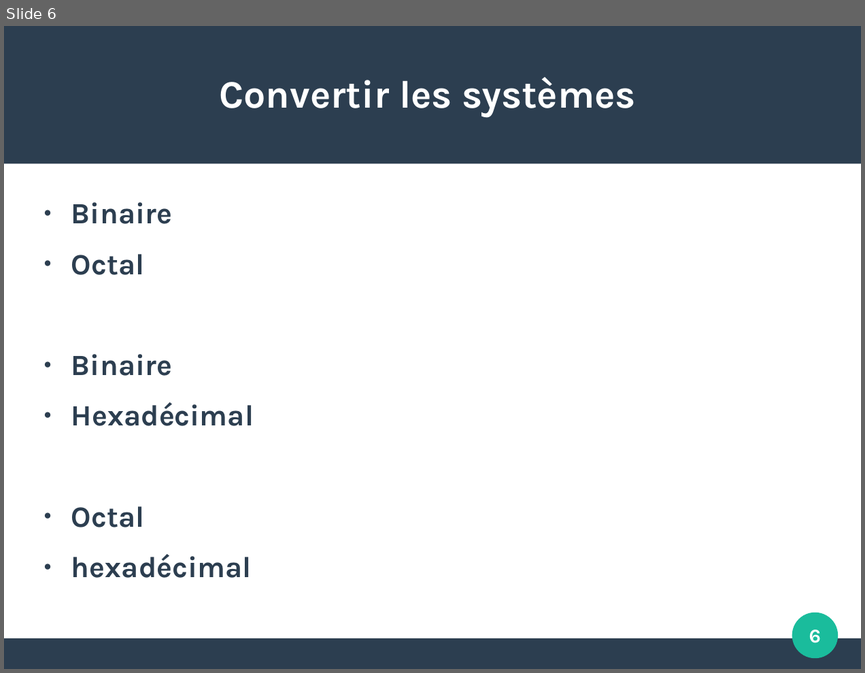
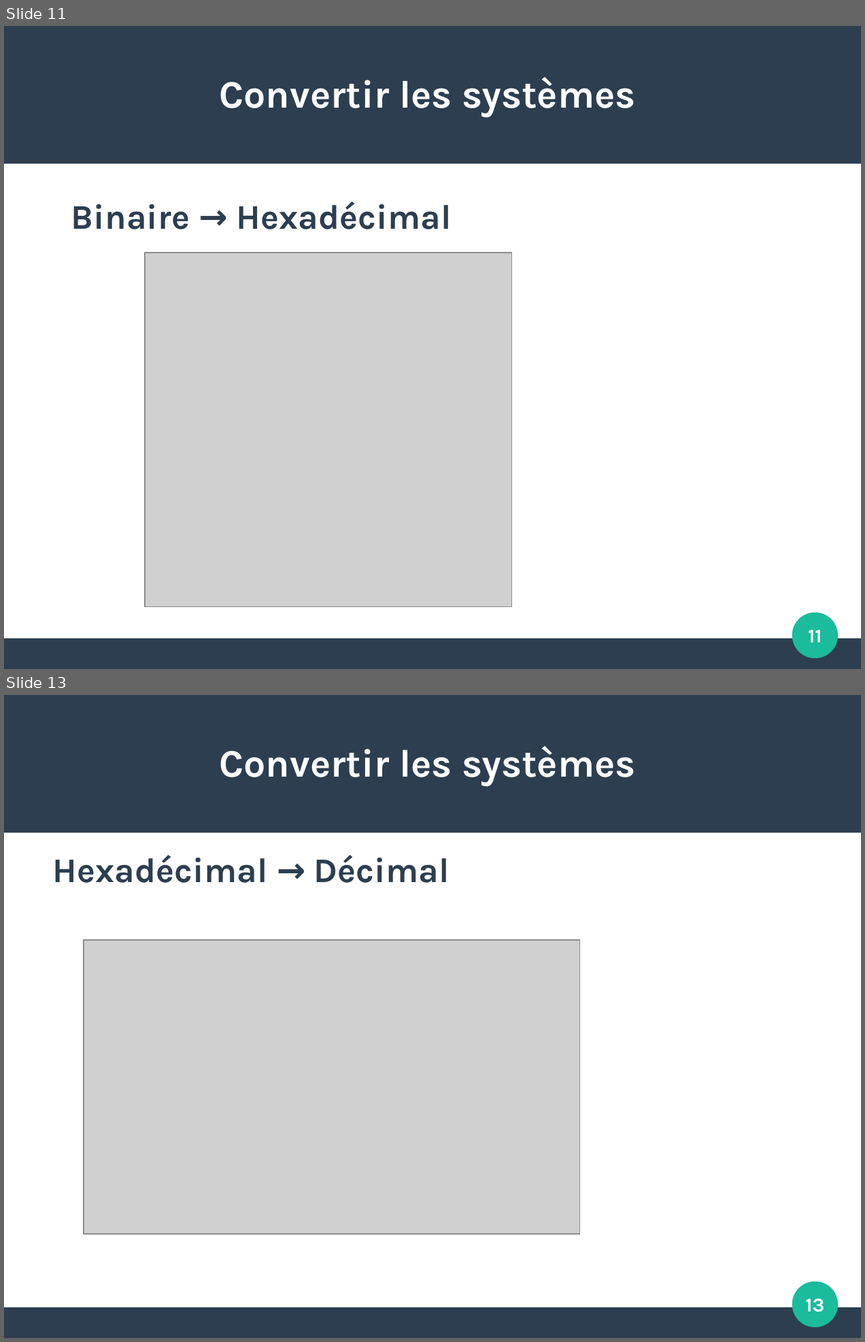
Before and after one commit to JulieMarielaure/Projet1BGE, a slide deck: Hexadécimal Octal.odp. Shown one above the other, each under a label of ours: slide 6 before the commit, slides 11 and 13 after it; the slides between them are not shown. The pictures are 865x673 and 865x1342 pixels, drawn with LibreOffice and Linux fonts; fonts in the diff are those of the drawing; grey boxes stand for pictures. Boxes give left, top, right and bottom in pixels: in the first picture for what was removed or moved away, otherwise in the second. Text is boxed around its words. In the diff, an @@ line names an element or a change of style, - is before the commit and + after.

```diff
--- a/Hexadécimal Octal.odp
+++ b/Hexadécimal Octal.odp
@@ slide 13 added at (4,695,861,1338), background #FFFFFF; not listed: 3 template elements that a slide beside it also shows @@
@@ title added at (219,746,636,786), 36 pt, text #FFFFFF, bold @@
+Convertir les systèmes
@@ text added at (53,855,449,883), 32 pt, text #2C3E50, bold @@
+Hexadécimal → Décimal
@@ picture added at (84,940,579,1234) @@
@@ page number added at (805,1298,824,1312), 18 pt, text #FFFFFF, bold @@
+13
@@ what was slide 6 is now slide 11 @@
@@ slide 11 changed as well @@
@@ text at (71,201,451,229): text changed; size 27.2 to 32 pt @@
-● Binaire
-● Octal
-● Binaire
-● Hexadécimal
-● Octal
-● hexadécimal
+Binaire → Hexadécimal
@@ picture added at (145,252,512,606) @@
@@ page number at (808,629,821,642): text changed @@
-6
+11
```
Also in this commit, not shown: 4 other slides changed, 8 other slides added, 3 slides removed, 2 other files.
